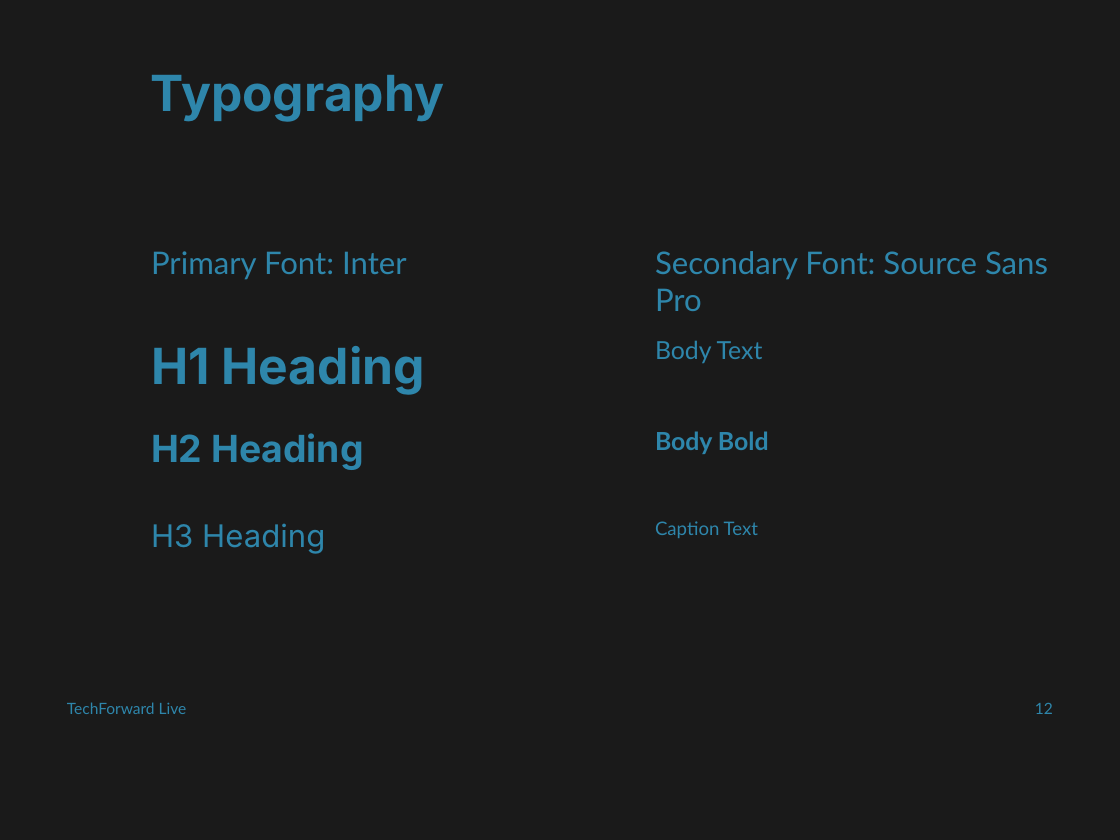
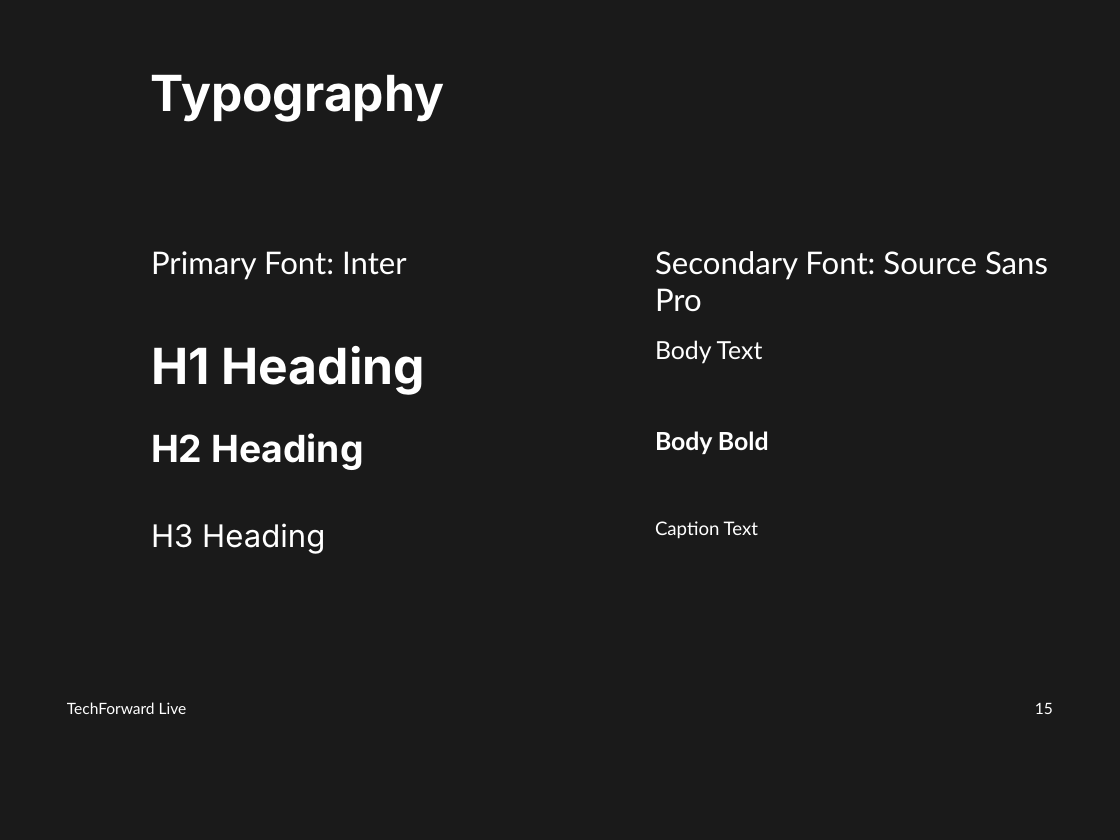
Before and after one commit to md-anas-sabah/brand_book_generator_crewai, a slide deck: slide 15 of output/techforward_live/techforward_live_enhanced_brand_book.pptx (slide 12 before the commit). Drawn at 1120x840 pixels with LibreOffice and Linux fonts; fonts in the diff are those of the drawing. Boxes give left, top, right and bottom in pixels: in the first picture for what was removed or moved away, otherwise in the second. Text is boxed around its words. In the diff, an @@ line names an element or a change of style, - is before the commit and + after.

```diff
--- a/output/techforward_live/techforward_live_enhanced_brand_book.pptx
+++ b/output/techforward_live/techforward_live_enhanced_brand_book.pptx
@@ text colour #2E86AB to #FFFFFF in 10 elements at (151,74,444,121), (151,251,407,280), (151,346,424,394), (151,433,364,470), (151,523,325,554), (655,251,1048,312), (655,340,763,364), (655,431,769,454), (655,521,758,539), (67,702,187,714) @@
@@ text at (1035,703,1053,714): text changed; text colour #2E86AB to #FFFFFF @@
-12
+15
```
Also in this commit, not shown: 9 other slides changed, 4 slides added, 1 slide removed, 23 other files.
